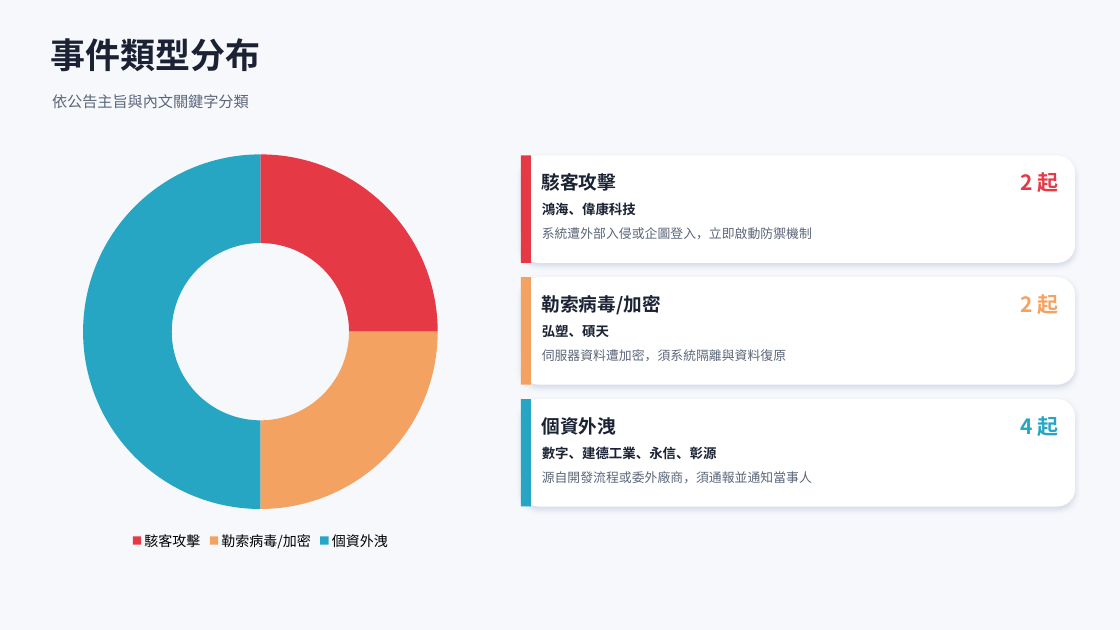
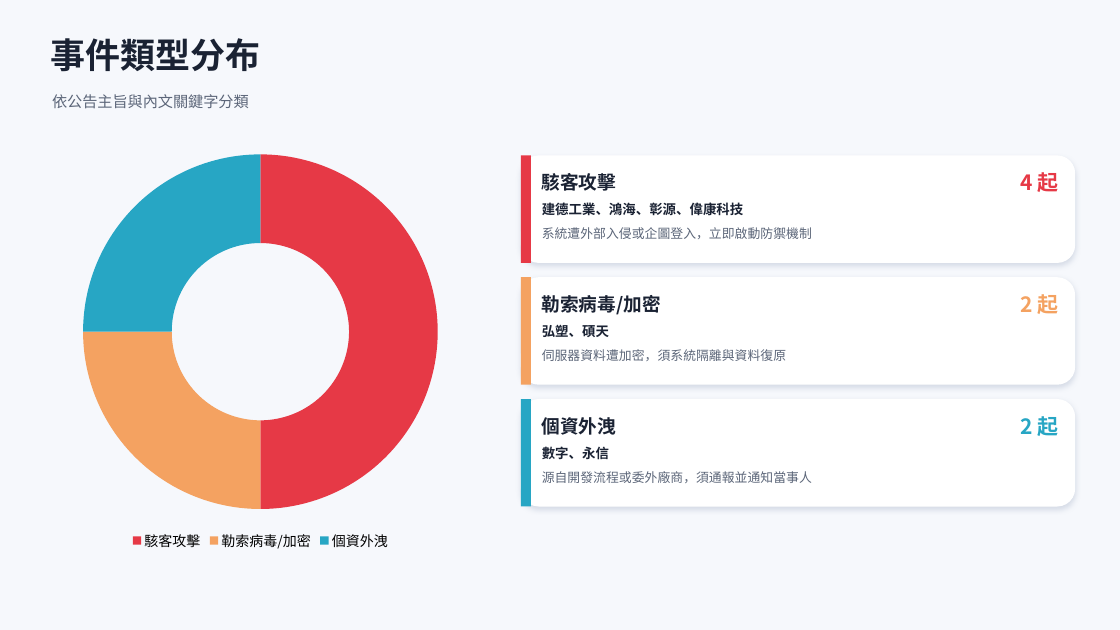
Before and after one commit to Johnnylin77/mops-isec-monitor, a slide deck: slide 3 of 資安事件因應分析.pptx. Drawn at 1120x630 pixels with LibreOffice and Linux fonts; fonts in the diff are those of the drawing. Boxes give left, top, right and bottom in pixels: in the first picture for what was removed or moved away, otherwise in the second. Text is boxed around its words. In the diff, an @@ line names an element or a change of style, - is before the commit and + after.

```diff
--- a/資安事件因應分析.pptx
+++ b/資安事件因應分析.pptx
@@ doughnut chart at (42,143,479,555) @@
@@ Series 1, 駭客攻擊: 25 to 50 @@
@@ Series 1, 個資外洩: 50 to 25 @@
@@ text at (1020,172,1058,192): text changed @@
-2 起
+4 起
@@ text at (542,202,744,216): text changed @@
-鴻海、偉康科技
+建德工業、鴻海、彰源、偉康科技
@@ text at (1020,416,1058,436): text changed @@
-4 起
+2 起
@@ text at (542,446,609,460): text changed @@
-數字、建德工業、永信、彰源
+數字、永信
```
Also in this commit, not shown: 3 other slides changed.
